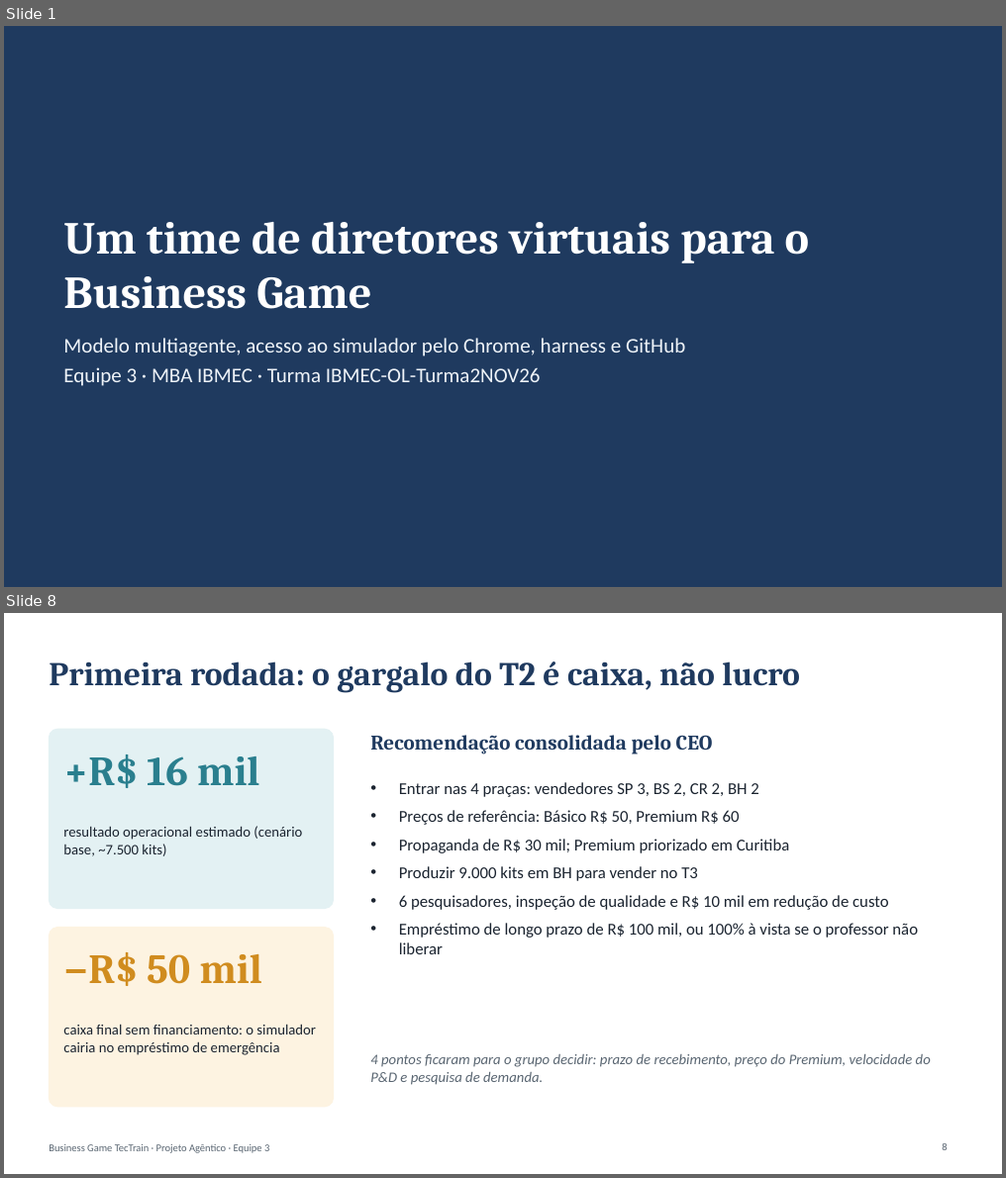
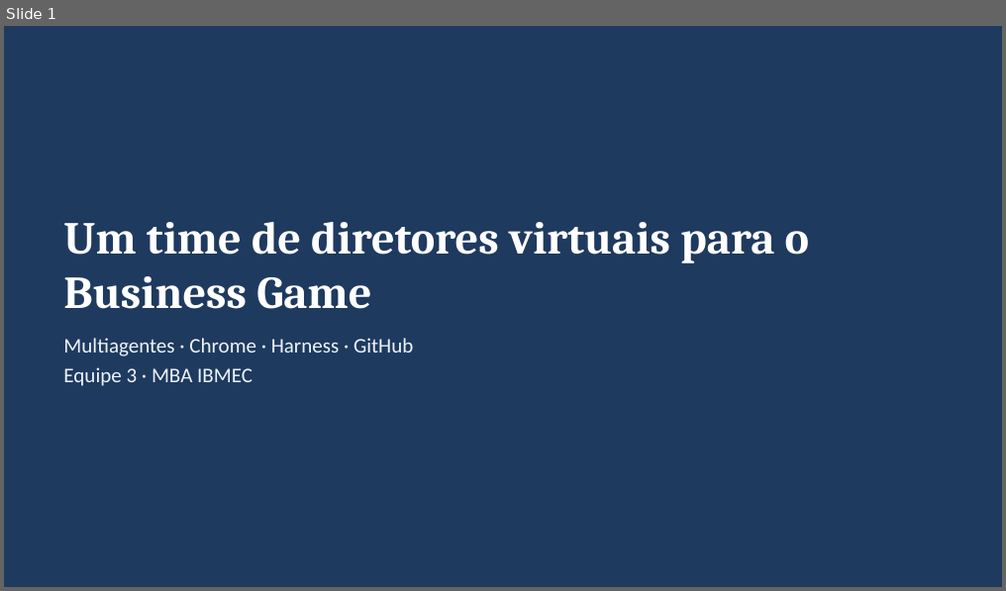
Before and after one commit to katiafrancoso/mba-business-game, a slide deck: entregaveis/Projeto_Agentico_Business_Game_Equipe3.pptx. Shown one above the other, each under a label of ours: slides 1 and 8 before the commit, slide 1 after it; the slides between them are not shown. The pictures are 1006x1178 and 1006x591 pixels, drawn with LibreOffice and Linux fonts; fonts in the diff are those of the drawing. Boxes give left, top, right and bottom in pixels: in the first picture for what was removed or moved away, otherwise in the second. Text is boxed around its words. In the diff, an @@ line names an element or a change of style, - is before the commit and + after.

```diff
--- a/entregaveis/Projeto_Agentico_Business_Game_Equipe3.pptx
+++ b/entregaveis/Projeto_Agentico_Business_Game_Equipe3.pptx
@@ slide 8 removed at bbox=[4, 613, 1002, 1174], background #FFFFFF @@
@@ title removed at bbox=[49, 662, 800, 693] @@
-Primeira rodada: o gargalo do T2 é caixa, não lucro
@@ rounded rectangle removed at bbox=[49, 729, 334, 909] @@
@@ text removed at bbox=[63, 755, 259, 788] @@
-+R$ 16 mil
@@ text removed at bbox=[370, 735, 713, 755] @@
-Recomendação consolidada pelo CEO
@@ text removed at bbox=[399, 782, 918, 955] @@
-• Entrar nas 4 praças: vendedores SP 3, BS 2, CR 2, BH 2
-• Preços de referência: Básico R$ 50, Premium R$ 60
-• Propaganda de R$ 30 mil; Premium priorizado em Curitiba
-• Produzir 9.000 kits em BH para vender no T3
-• 6 pesquisadores, inspeção de qualidade e R$ 10 mil em redução de custo
-• Empréstimo de longo prazo de R$ 100 mil, ou 100% à vista se o professor não liberar
@@ text removed at bbox=[63, 826, 302, 857] @@
-resultado operacional estimado (cenário base, ~7.500 kits)
@@ rounded rectangle removed at bbox=[49, 928, 334, 1107] @@
@@ text removed at bbox=[63, 953, 262, 986] @@
-−R$ 50 mil
@@ text removed at bbox=[63, 1024, 316, 1056] @@
-caixa final sem financiamento: o simulador cairia no empréstimo de emergência
@@ text removed at bbox=[370, 1055, 931, 1085] @@
-4 pontos ficaram para o grupo decidir: prazo de recebimento, preço do Premium, velocidade do P&D e pesquisa de demanda.
@@ text removed at bbox=[49, 1145, 269, 1154] @@
-Business Game TecTrain · Projeto Agêntico · Equipe 3
@@ page number removed at bbox=[942, 1144, 946, 1151] @@
-8
@@ slide 1 changed as well @@
@@ text at bbox=[63, 338, 413, 386]: text changed @@
-Modelo multiagente, acesso ao simulador pelo Chrome, harness e GitHub
-Equipe 3 · MBA IBMEC · Turma IBMEC-OL-Turma2NOV26
+Multiagentes · Chrome · Harness · GitHub
+Equipe 3 · MBA IBMEC
```
Also in this commit, not shown: 3 other slides changed, 2 slides added, 7 other slides removed, 3 other files.
